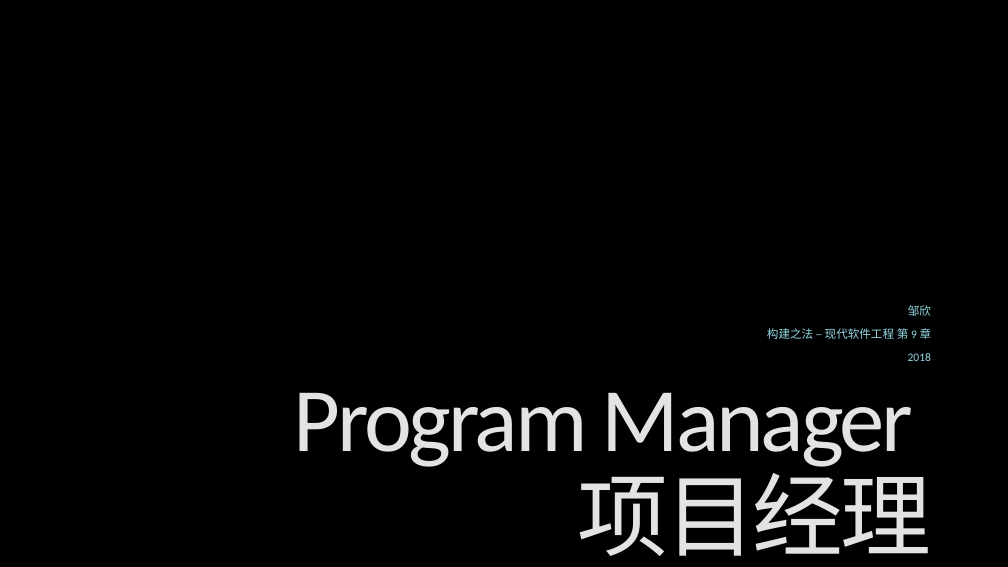
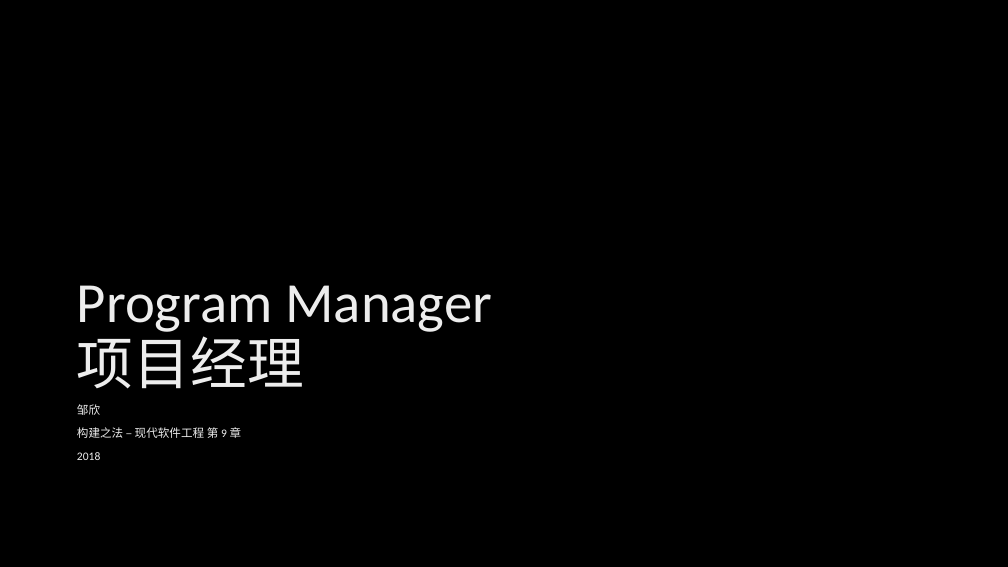
Before and after one commit to xinase/ASE, a slide deck: slide 1 of chapter9/ASE_9_program_manager.pptx. Drawn at 1008x567 pixels with LibreOffice and Linux fonts; fonts in the diff are those of the drawing; background and template pictures are left out. Boxes give left, top, right and bottom in pixels: in the first picture for what was removed or moved away, otherwise in the second. Text is boxed around its words. In the diff, an @@ line names an element or a change of style, - is before the commit and + after.

```diff
--- a/chapter9/ASE_9_program_manager.pptx
+++ b/chapter9/ASE_9_program_manager.pptx
@@ title "Program Manager 项目经理": place and size @@
-title "Program Manager 项目经理" at [293, 392, 931, 556]
+title "Program Manager 项目经理" at [77, 285, 492, 389]
@@ title "Program Manager 项目经理" at [77, 285, 492, 389]: size 86.4 to 54 pt, text colour gradient #969696 to #E3E3E3 to #FFFFFF to gradient #BFBFBF to #EDEDED to #FFFFFF, letter spacing -3 to 0 pt; alignment right to left; vertical alignment top to bottom @@
@@ text "邹欣": place and size @@
-text "邹欣" at [767, 305, 932, 361]
+text "邹欣" at [77, 404, 242, 460]
@@ text "邹欣" at [77, 404, 242, 460]: text colour gradient #9FDBE7 to #94D7E4 to #BFE7EF to #FFFFFF to gradient #BFBFBF to #EDEDED to #FFFFFF; alignment right to left; vertical alignment bottom to top @@
```
Also in this commit, not shown: 1 other slide changed.
